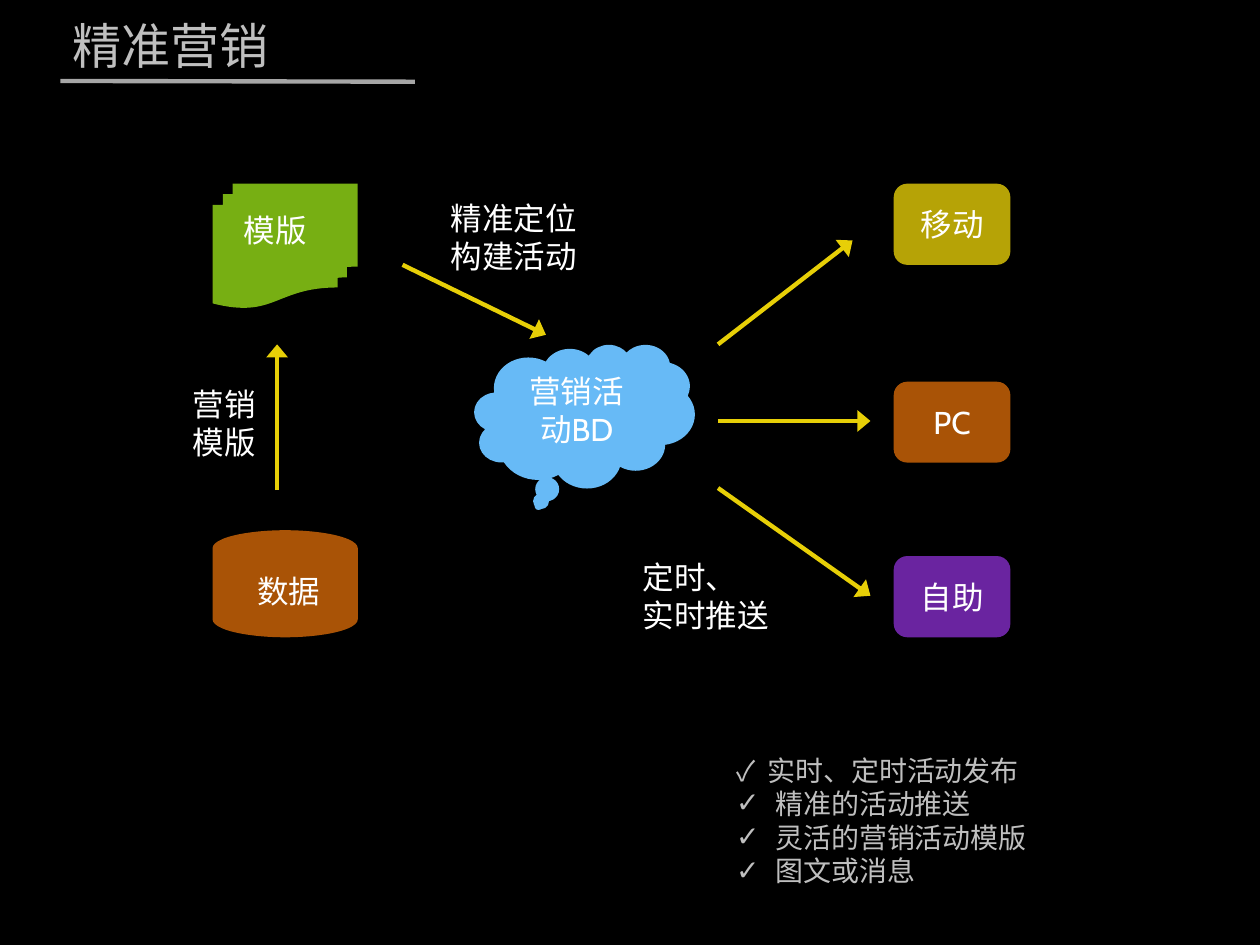
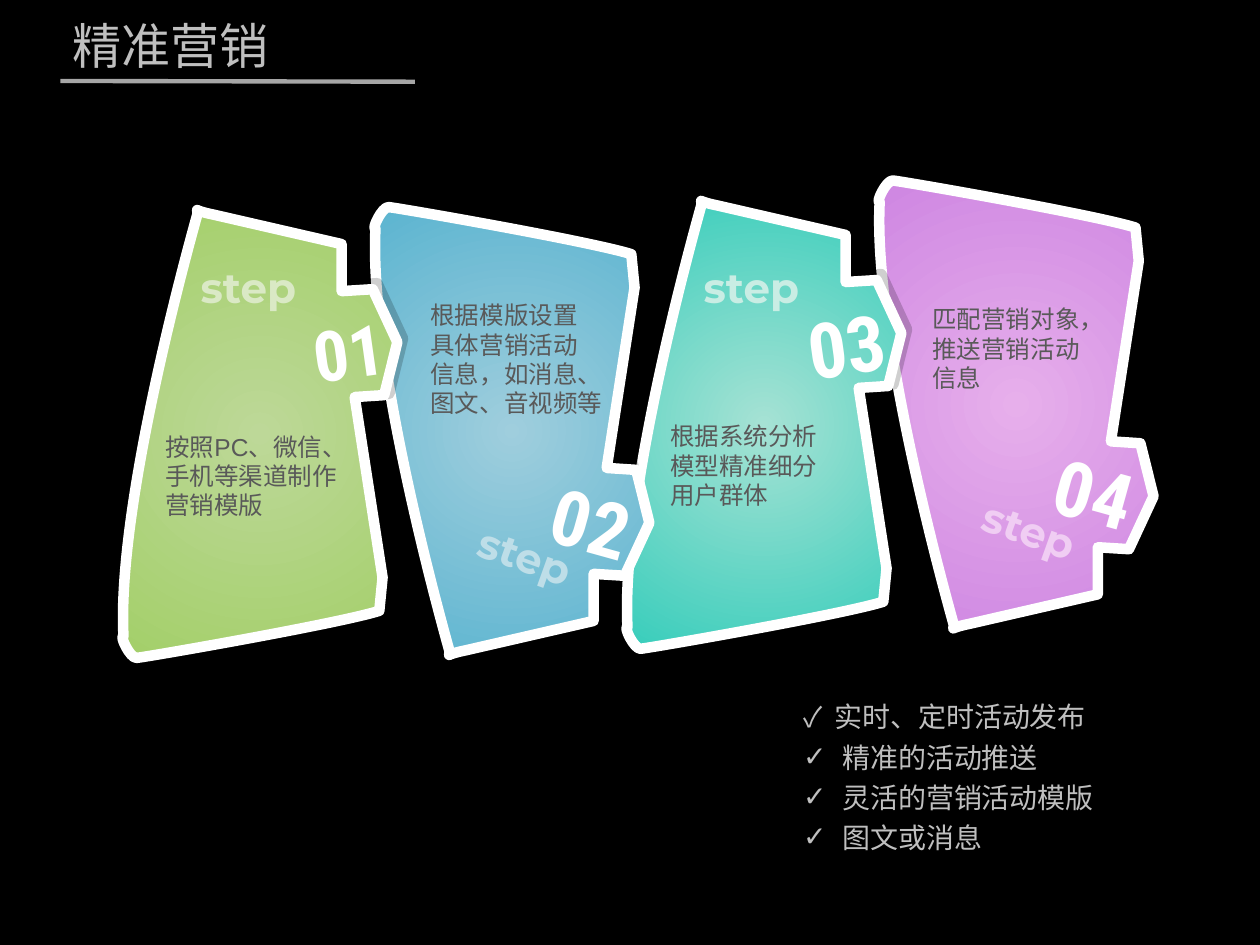
Before and after one commit to zhenghong/UBP, a slide deck: slide 6 of 营销.pptx. Drawn at 1260x945 pixels with LibreOffice and Linux fonts; fonts in the diff are those of the drawing; background and template pictures are left out. Boxes give left, top, right and bottom in pixels: in the first picture for what was removed or moved away, otherwise in the second. Text is boxed around its words. In the diff, an @@ line names an element or a change of style, - is before the commit and + after.

```diff
--- a/营销.pptx
+++ b/营销.pptx
@@ group added at (122, 180, 1153, 659): 11 texts, 4 freeform shapes @@
+04
+step
+step
+01
+step
+02
+step
+03
+根据模版设置
+具体营销活动
+信息，如消息、
+图文、音视频等
+根据系统分析
+模型精准细分
+用户群体
+匹配营销对象，
+推送营销活动
+信息
@@ text at (165, 435, 346, 516): text changed; size 18 to 14 pt; font Cabin to Arial; text colour #FFFFFF to #595959 @@
-营销
-模版
+按照PC、微信、手机等渠道制作
+营销模版
@@ group removed at (213, 184, 1011, 638): 5 arrows, 3 rounded rectangles, 2 texts, 1 flow chart multidocument, 1 cylinder, 1 thought cloud @@
-模版
-数据
-营销活动BD
-移动
-PC
-自助
-精准定位
-构建活动
-定时、
-实时推送
@@ text "✓ 实时、定时活动发布": place and size @@
-text "✓ 实时、定时活动发布" at (768, 757, 1026, 884)
+text "✓ 实时、定时活动发布" at (835, 703, 1093, 851)
@@ text "✓ 实时、定时活动发布" at (835, 703, 1093, 851): line spacing 1 to 1.2 @@
```
Also in this commit, not shown: 4 other slides changed, 1 slide added, 1 slide removed.
